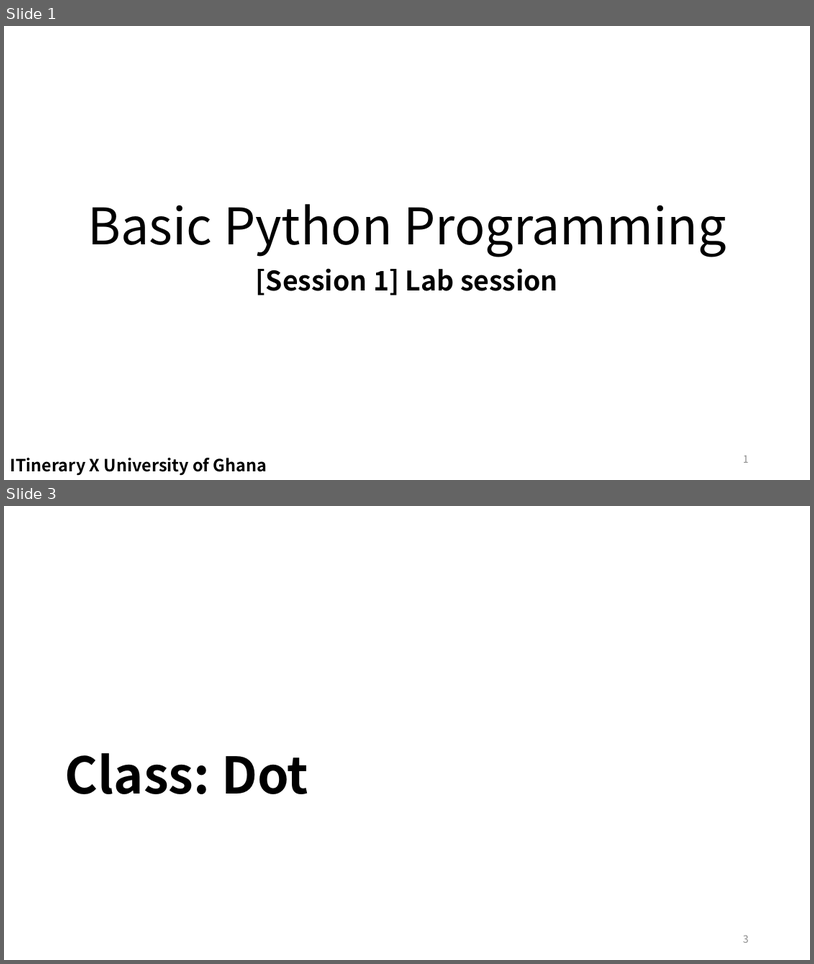
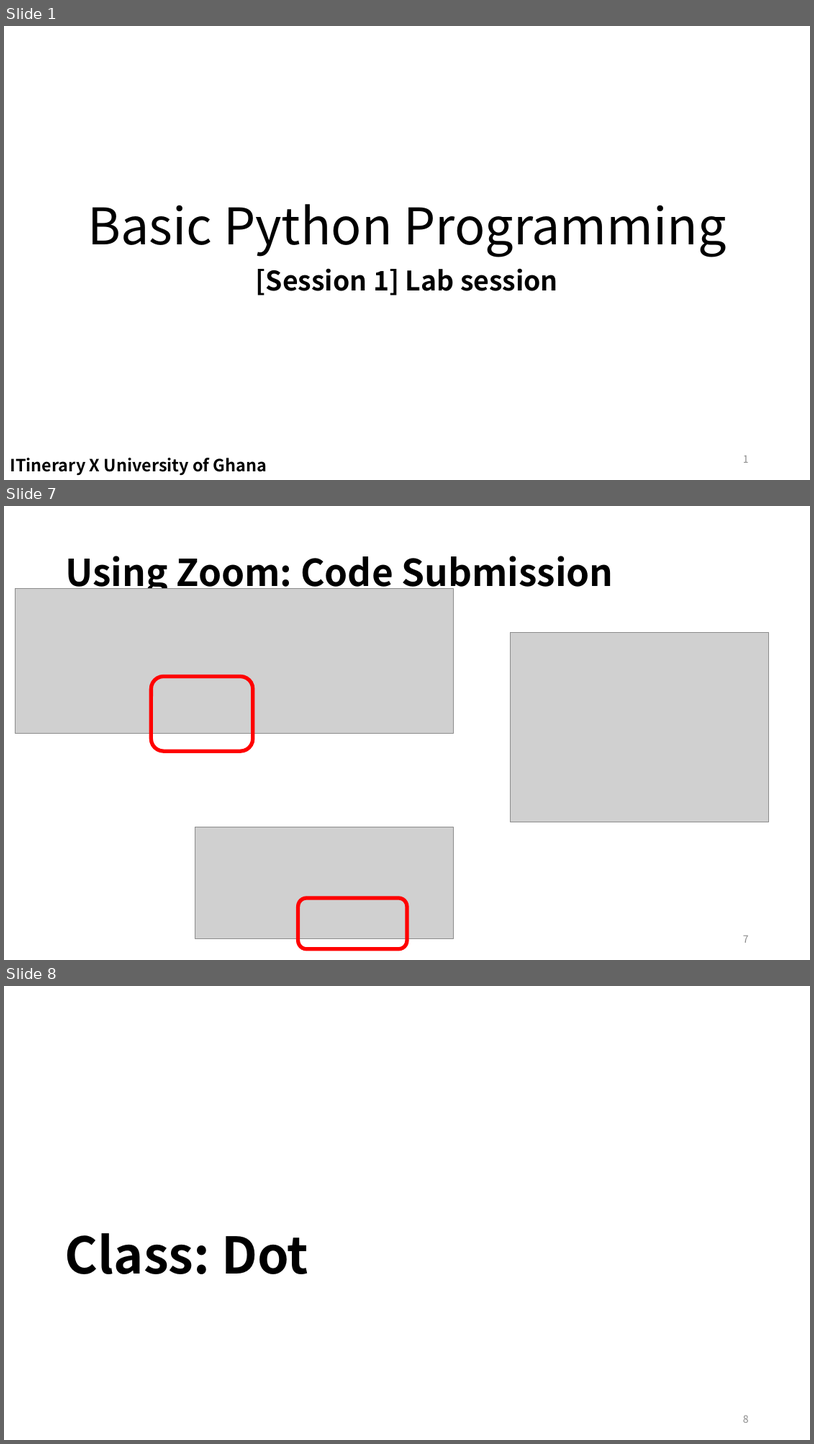
Before and after one commit to EunSeong-Park/EunSeong-Park.github.io, a slide deck: contents/2020_ITinerary/assets/session_1/labsession.pptx. Shown one above the other, each under a label of ours: slides 1 and 3 before the commit, slides 1, 7 and 8 after it; the slides between them are not shown. The pictures are 814x964 and 814x1444 pixels, drawn with LibreOffice and Linux fonts; fonts in the diff are those of the drawing; grey boxes stand for pictures. Boxes give left, top, right and bottom in pixels: in the first picture for what was removed or moved away, otherwise in the second. Text is boxed around its words. In the diff, an @@ line names an element or a change of style, - is before the commit and + after.

```diff
--- a/contents/2020_ITinerary/assets/session_1/labsession.pptx
+++ b/contents/2020_ITinerary/assets/session_1/labsession.pptx
@@ slide 7 added at <box>4,506,810,960</box>, background #FFFFFF @@
@@ title added at <box>65,556,614,595</box>, 44 pt, text #000000, bold @@
+Using Zoom: Code Submission
@@ picture added at <box>15,589,453,733</box> @@
@@ picture added at <box>511,633,769,822</box> @@
@@ rounded rectangle added at <box>151,677,252,751</box>, outline #FF0000 4.5 pt @@
@@ picture added at <box>196,826,453,939</box> @@
@@ rounded rectangle added at <box>298,898,407,949</box>, outline #FF0000 4.5 pt @@
@@ page number added at <box>743,935,749,942</box>, 12 pt, text #8C8C8C @@
+7
@@ what was slide 3 is now slide 8 @@
```
Also in this commit, not shown: 3 slides changed, 4 other slides added, 14 other files.
